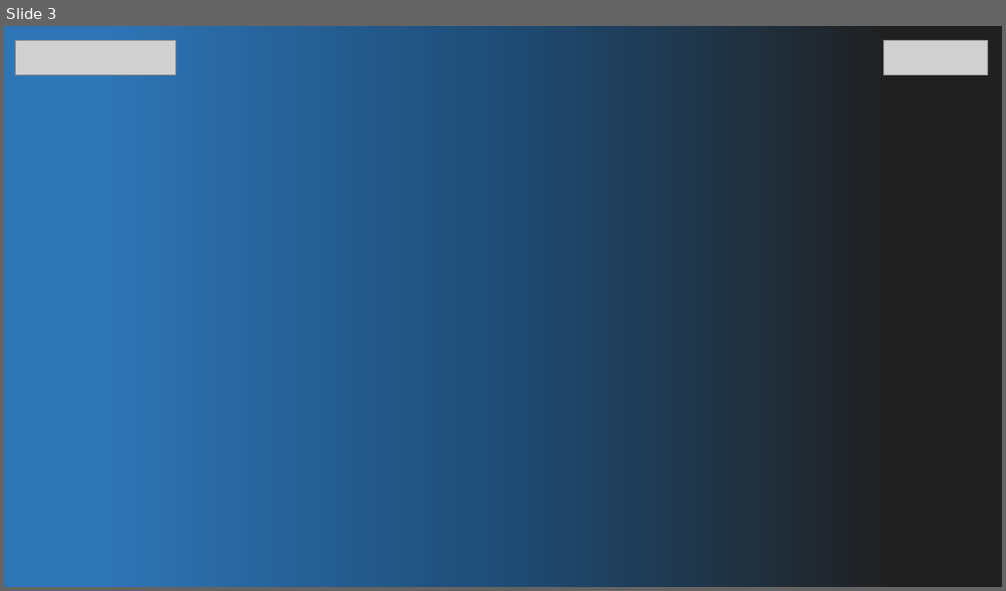
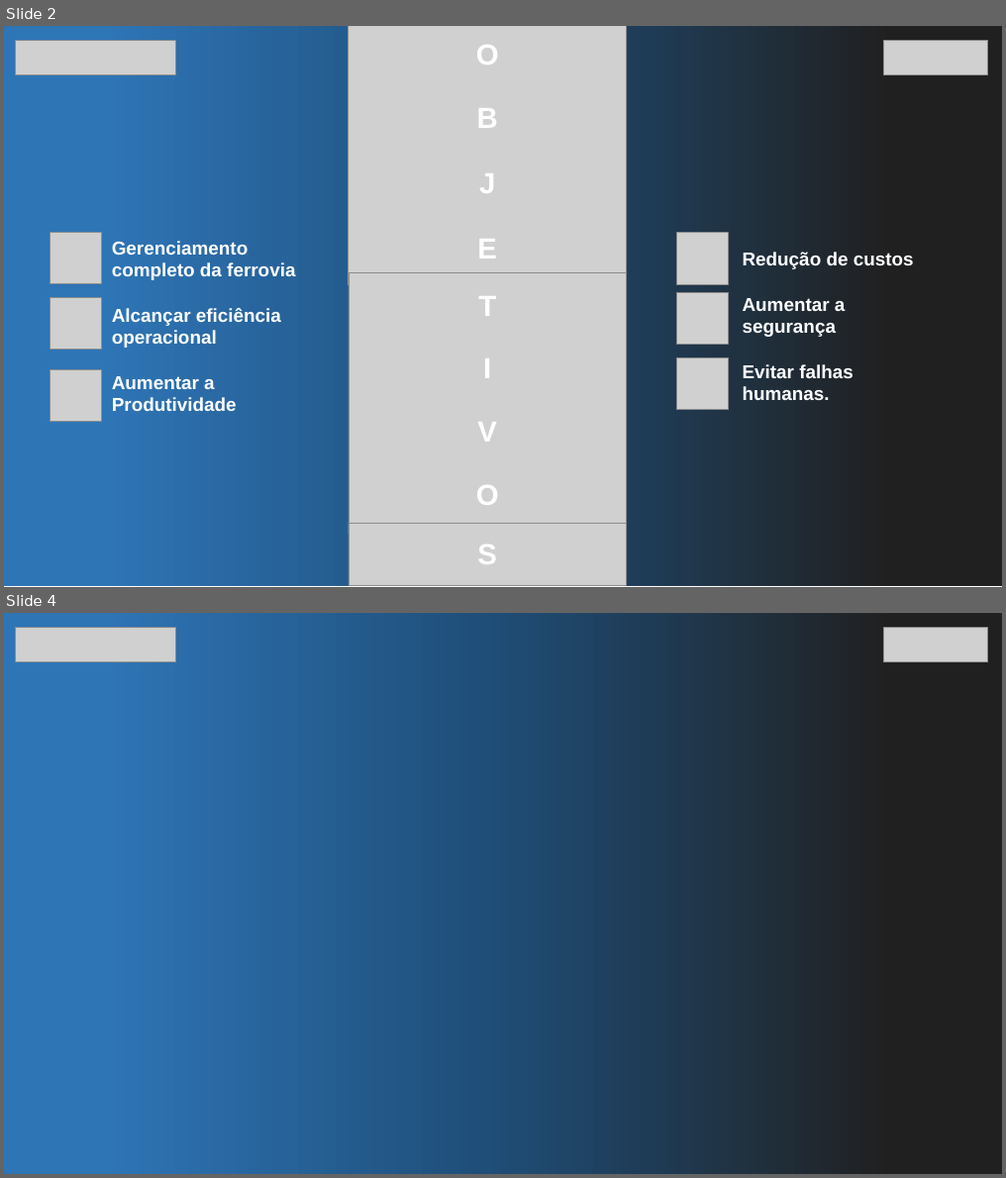
Before and after one commit to joaopaludo/RailWise, a slide deck: docs/Apresentação.pptx. Shown one above the other, each under a label of ours: slide 3 before the commit, slides 2 and 4 after it; the slides between them are not shown. The pictures are 1006x591 and 1006x1178 pixels, drawn with LibreOffice and Linux fonts; fonts in the diff are those of the drawing; grey boxes stand for pictures. Boxes give left, top, right and bottom in pixels: in the first picture for what was removed or moved away, otherwise in the second. Text is boxed around its words. In the diff, an @@ line names an element or a change of style, - is before the commit and + after.

```diff
--- a/docs/Apresentação.pptx
+++ b/docs/Apresentação.pptx
@@ slide 2 added at (4,26,1002,587), background #FFFFFF @@
@@ rectangle added at (4,26,1002,586), fill gradient #2E75B6 to #1F4E79 to #202020 @@
@@ picture added at (15,40,175,76) @@
@@ picture added at (349,26,626,284) @@
@@ text added at (476,45,499,65), 28 pt, text #FFFFFF, bold @@
+O
@@ picture added at (884,40,988,76) @@
@@ text added at (477,108,498,128), 28 pt, text #FFFFFF, bold @@
+B
@@ text added at (479,174,495,193), 28 pt, text #FFFFFF, bold @@
+J
@@ picture added at (50,232,101,283) @@
@@ picture added at (677,233,729,284) @@
@@ text added at (112,241,295,411), 18 pt, text #FFFFFF, bold @@
+Gerenciamento completo da ferrovia
+Alcançar eficiência operacional
+Aumentar a Produtividade
@@ text added at (477,239,497,259), 28 pt, text #FFFFFF, bold @@
+E
@@ text added at (743,252,914,400), 18 pt, text #FFFFFF, bold @@
+Redução de custos
+Aumentar a segurança
+Evitar falhas humanas.
@@ picture added at (349,274,626,534) @@
@@ picture added at (677,292,729,344) @@
@@ picture added at (50,297,101,350) @@
@@ text added at (478,296,496,316), 28 pt, text #FFFFFF, bold @@
+T
@@ picture added at (50,370,101,421) @@
@@ text added at (483,359,491,378), 28 pt, text #FFFFFF, bold @@
+I
@@ picture added at (677,359,729,410) @@
@@ text added at (477,422,497,442), 28 pt, text #FFFFFF, bold @@
+V
@@ text added at (476,485,499,505), 28 pt, text #FFFFFF, bold @@
+O
@@ picture added at (349,524,626,586) @@
@@ text added at (477,545,497,565), 28 pt, text #FFFFFF, bold @@
+S
@@ what was slide 3 is now slide 4 @@
```
Also in this commit, not shown: 1 other slide added, 1 slide removed.
